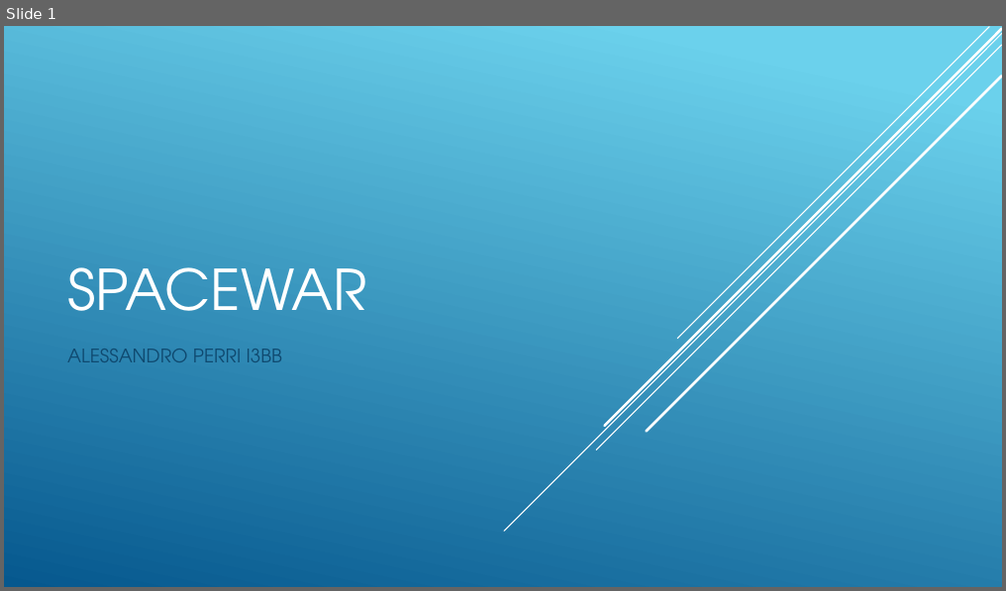
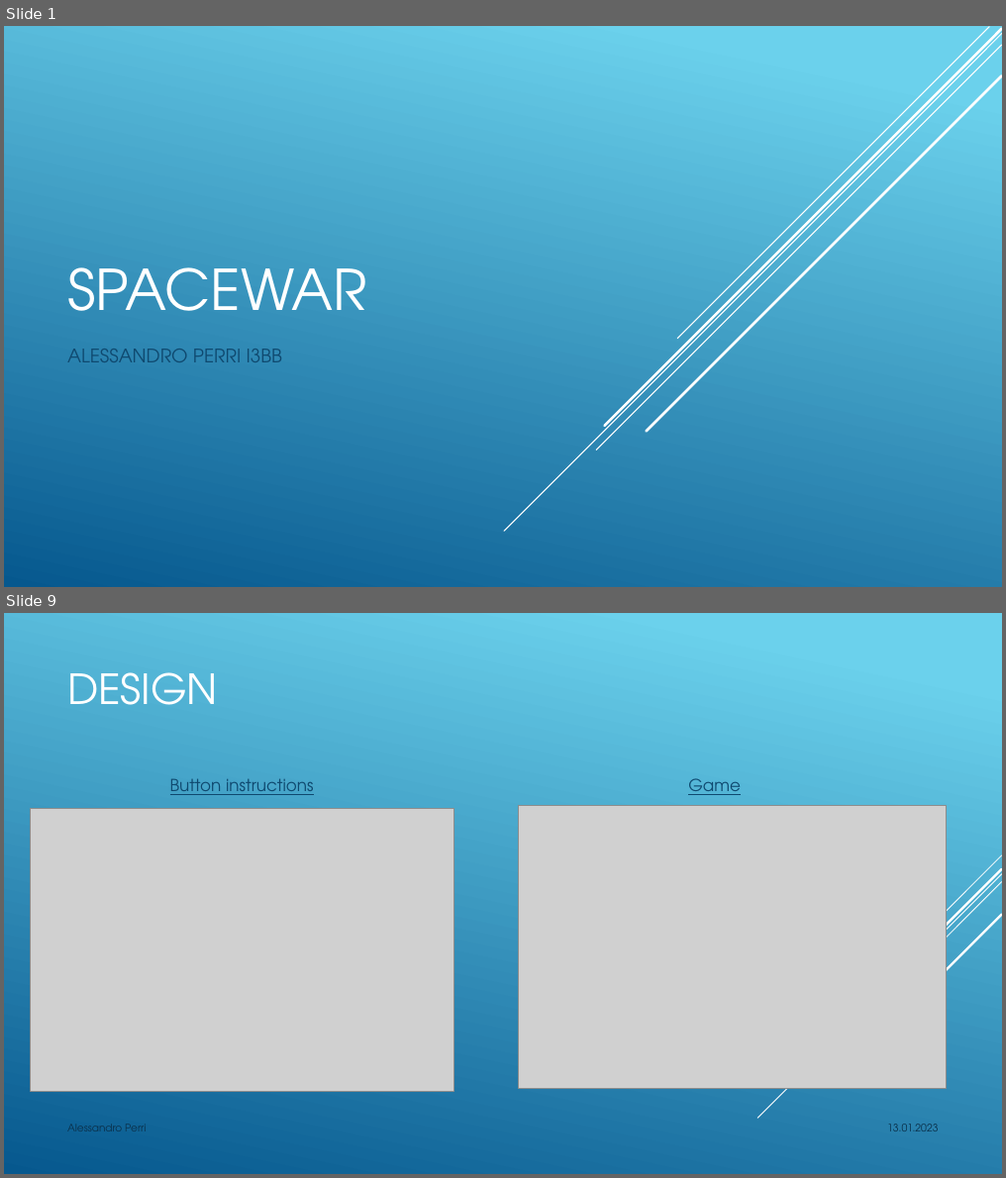
Before and after one commit to AlessandroPerri/SpaceWar, a slide deck: 5_Allegati/Presentazione/Alessandro Perri- Presentazione progetto.pptx. Shown one above the other, each under a label of ours: slide 1 before the commit, slides 1 and 9 after it; the slides between them are not shown. The pictures are 1006x591 and 1006x1178 pixels, drawn with LibreOffice and Linux fonts; fonts in the diff are those of the drawing; grey boxes stand for pictures. Boxes give left, top, right and bottom in pixels: in the first picture for what was removed or moved away, otherwise in the second. Text is boxed around its words. In the diff, an @@ line names an element or a change of style, - is before the commit and + after.

```diff
--- a/5_Allegati/Presentazione/Alessandro Perri- Presentazione progetto.pptx
+++ b/5_Allegati/Presentazione/Alessandro Perri- Presentazione progetto.pptx
@@ slide 9 added at (4,613,1002,1174), background gradient #6ED2EB to #06588E @@
@@ title added at (67,672,218,705), 40 pt, text #FFFFFF @@
+DESIGN
@@ text added at (170,779,314,795), 16 pt, text #0F496F, underline @@
+Button instructions
@@ text added at (688,778,741,795), 16 pt, text #0F496F, underline @@
+Game
@@ picture added at (30,809,453,1091) @@
@@ picture added at (519,806,945,1088) @@
@@ group added at (757,856,1002,1118): 5 lines @@
@@ text added at (67,1124,146,1132), 10 pt, text #0A304A @@
+Alessandro Perri
@@ text added at (887,1124,939,1132), 10 pt, text #0A304A @@
+13.01.2023
```
Also in this commit, not shown: 11 slides changed.
